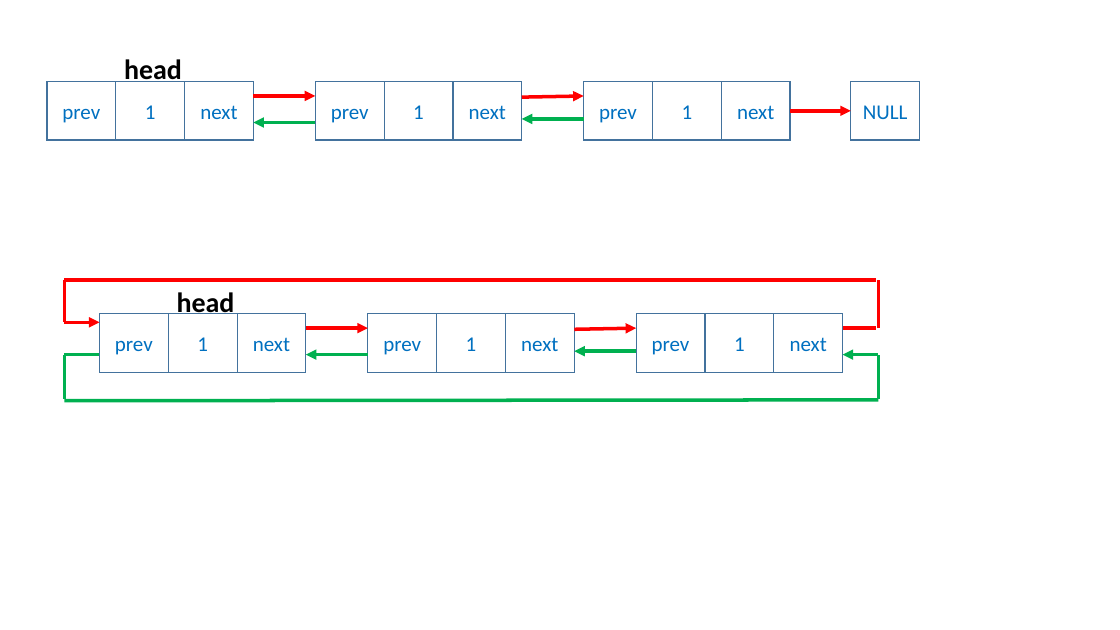
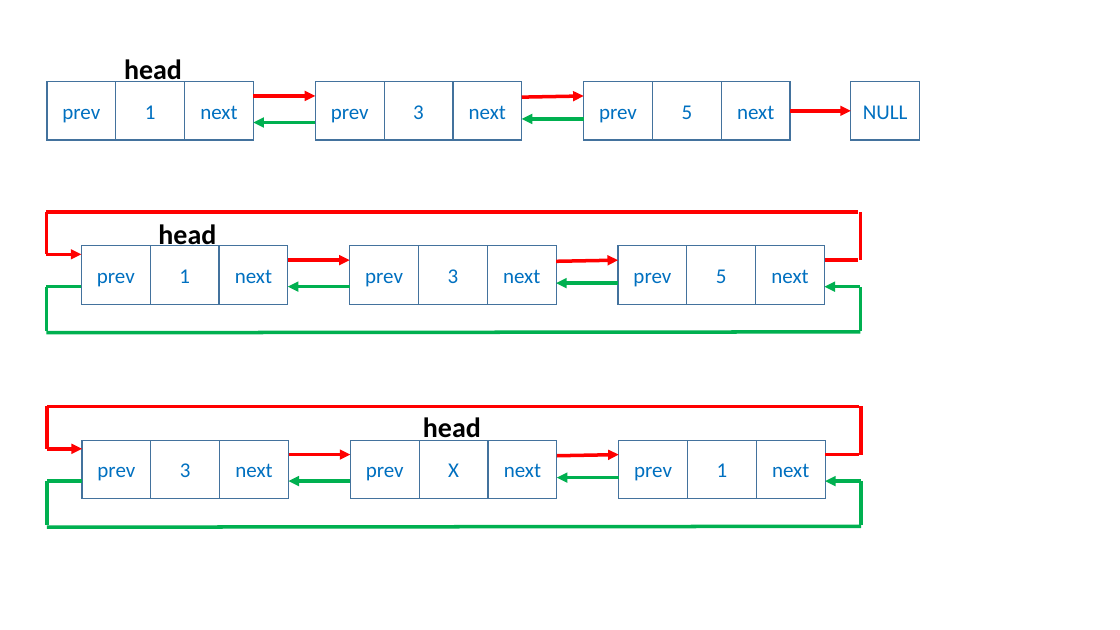
Before and after one commit to Waynefn/cpp_ds_algo, a slide deck: slide 4 of ppt.pptx (slide 2 before the commit). Drawn at 1120x630 pixels with LibreOffice and Linux fonts; fonts in the diff are those of the drawing. Boxes give left, top, right and bottom in pixels: in the first picture for what was removed or moved away, otherwise in the second. Text is boxed around its words. In the diff, an @@ line names an element or a change of style, - is before the commit and + after.

```diff
--- a/ppt.pptx
+++ b/ppt.pptx
@@ text in rectangle at box(413, 105, 424, 119): text changed @@
-1
+3
@@ text in rectangle at box(682, 105, 693, 119): text changed @@
-1
+5
@@ rectangle "prev": place and size @@
-rectangle "prev" at box(99, 314, 168, 372)
+rectangle "prev" at box(82, 246, 150, 304)
@@ 8 lines, 7 rectangles, 6 arrows, 1 text: place and size @@
-8 lines, 7 rectangles, 6 arrows, 1 text at box(65, 280, 879, 401)
+8 lines, 7 rectangles, 6 arrows, 1 text at box(46, 212, 860, 333)
@@ text in rectangle at box(448, 269, 459, 283): text changed @@
-1
+3
@@ rectangle added at box(687, 246, 756, 304), outline #43739E 1 pt, 18 pt, text #0070C0 @@
+5
@@ line added from (859, 407) to (47, 407), #FF0000 3 pt @@
@@ line added from (47, 407) to (47, 449), #FF0000 3 pt @@
@@ text added at box(423, 417, 481, 441), 24 pt, text #000000, bold @@
+head
@@ line added from (861, 455) to (861, 407), #FF0000 3 pt @@
@@ arrow added from (47, 449) to (82, 449), #FF0000 3 pt @@
@@ rectangle added at box(82, 440, 151, 498), outline #43739E 1 pt, 18 pt, text #0070C0 @@
+prev
@@ rectangle added at box(151, 440, 220, 498), outline #43739E 1 pt, 18 pt, text #0070C0 @@
+3
@@ rectangle added at box(220, 440, 289, 498), outline #43739E 1 pt, 18 pt, text #0070C0 @@
+next
@@ rectangle added at box(350, 440, 419, 498), outline #43739E 1 pt, 18 pt, text #0070C0 @@
+prev
@@ rectangle added at box(419, 440, 488, 498), outline #43739E 1 pt, 18 pt, text #0070C0 @@
+X
@@ rectangle added at box(488, 440, 557, 498), outline #43739E 1 pt, 18 pt, text #0070C0 @@
+next
@@ rectangle added at box(619, 440, 688, 498), outline #43739E 1 pt, 18 pt, text #0070C0 @@
+prev
@@ rectangle "1": place and size @@
-rectangle "1" at box(705, 314, 774, 372)
+rectangle "1" at box(687, 440, 756, 498)
@@ rectangle added at box(756, 440, 825, 498), outline #43739E 1 pt, 18 pt, text #0070C0 @@
+next
@@ arrow added from (288, 455) to (350, 455), #FF0000 3 pt @@
@@ arrow added from (557, 456) to (619, 455), #FF0000 3 pt @@
@@ arrow added from (619, 478) to (557, 478), #00B050 3 pt @@
@@ line added from (825, 455) to (859, 455), #FF0000 3 pt @@
@@ line added from (82, 481) to (47, 481), #00B050 3 pt @@
@@ line added from (47, 481) to (47, 526), #00B050 3 pt @@
@@ arrow added from (350, 481) to (288, 481), #00B050 3 pt @@
@@ arrow added from (861, 481) to (825, 481), #00B050 3 pt @@
@@ line added from (861, 526) to (861, 481), #00B050 3 pt @@
@@ line added from (47, 528) to (861, 527), #00B050 3 pt @@
```
Also in this commit, not shown: 4 other slides changed, 28 slides added, 11 other files.
